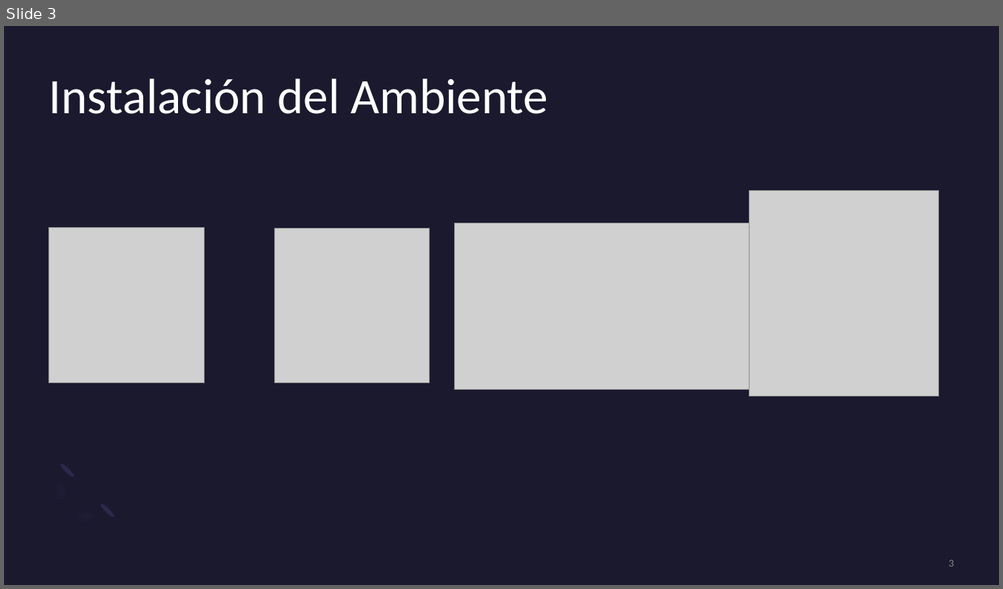
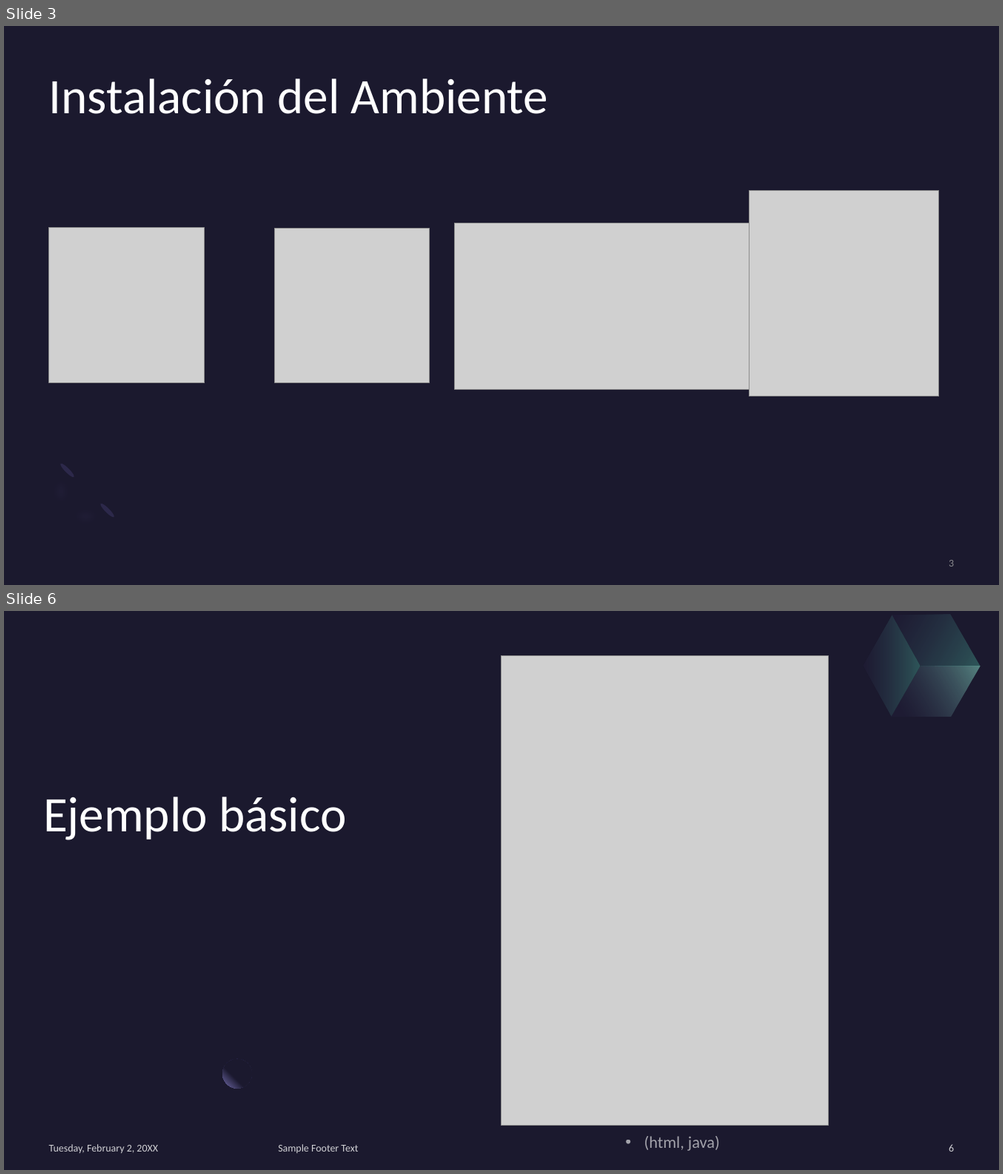
Before and after one commit to dani0105/Curso-web-CS, a slide deck: Clase 1/presentacionClase1.pptx. Shown one above the other, each under a label of ours: slide 3 before the commit, slides 3 and 6 after it; the slides between them are not shown. The pictures are 1003x589 and 1003x1174 pixels, drawn with LibreOffice and Linux fonts; fonts in the diff are those of the drawing; grey boxes stand for pictures. Boxes give left, top, right and bottom in pixels: in the first picture for what was removed or moved away, otherwise in the second. Text is boxed around its words. In the diff, an @@ line names an element or a change of style, - is before the commit and + after.

Commit message:
pptx git slides added

```diff
--- a/Clase 1/presentacionClase1.pptx
+++ b/Clase 1/presentacionClase1.pptx
@@ slide 6 added at (4, 611, 999, 1170), background #1B192E @@
@@ rectangle added at (4, 611, 999, 1170), fill #1B192E @@
@@ freeform shape added at (848, 615, 935, 717), fill gradient #2C284A to #5BEFC1 @@
@@ freeform shape added at (877, 611, 995, 692), fill gradient #2C284A to #5BEFC1 @@
@@ freeform shape added at (891, 641, 980, 743), fill gradient #2C284A to #92F4D6 @@
@@ picture added at (502, 655, 828, 1126) @@
@@ title added at (43, 797, 346, 840), 48 pt, text #FFFFFF @@
+Ejemplo básico
@@ ellipse added at (222, 1059, 252, 1088), fill gradient #1B192E to #7771B2 @@
@@ text added at (644, 1136, 720, 1151), 16 pt, text #FFFFFF at 60% opacity @@
+• (html, java)
@@ text added at (49, 1145, 158, 1154), 10 pt, text #FFFFFF at 80% opacity @@
+Tuesday, February 2, 20XX
@@ text added at (278, 1145, 358, 1153), 10 pt, text #FFFFFF at 80% opacity @@
+Sample Footer Text
@@ page number added at (948, 1145, 953, 1152), 10 pt, text #FFFFFF at 80% opacity @@
+6
```
Also in this commit, not shown: 7 other slides added, 2 slides removed.
